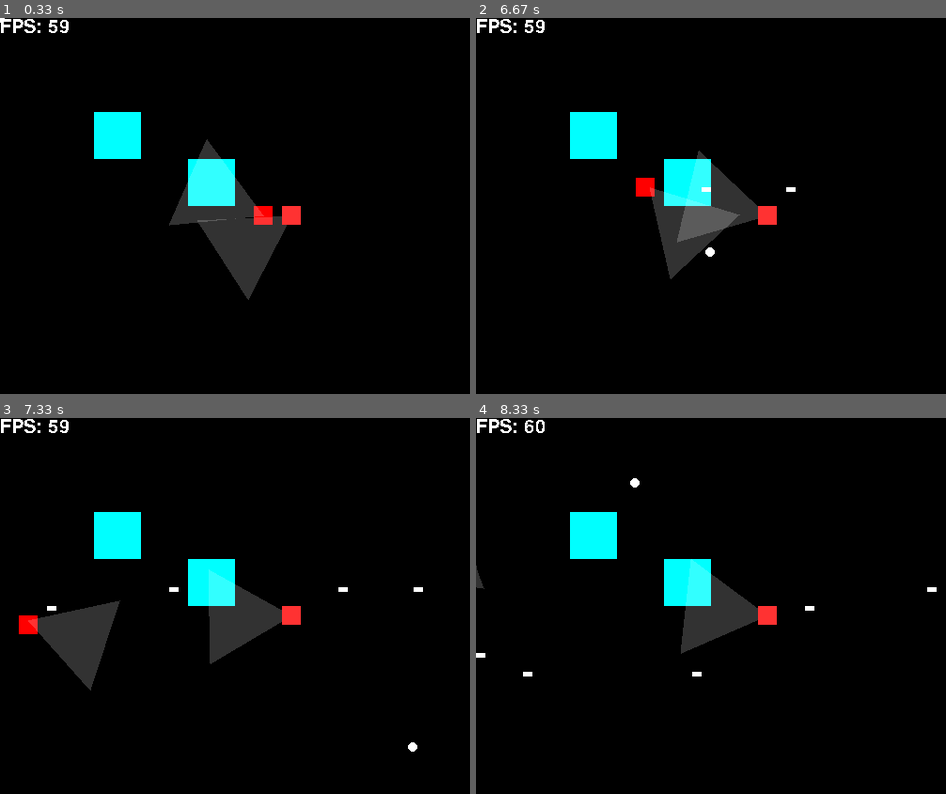
Above: before the commit, frames 1-4 (two rows, left to right).
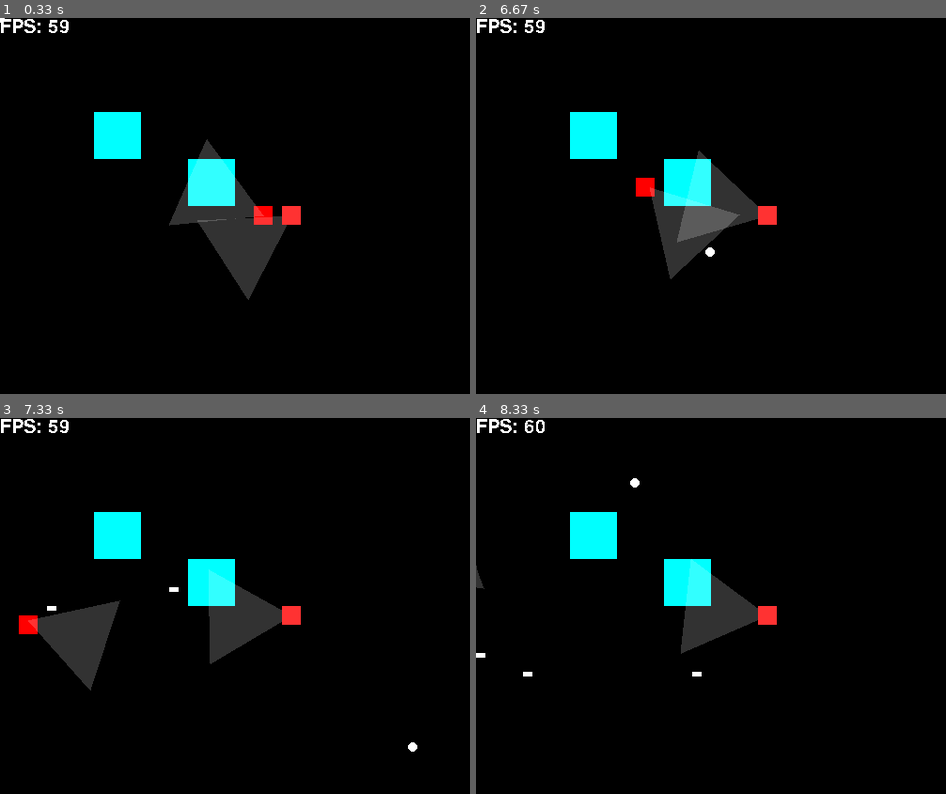
Above: after the commit, the same moments.

Repository: slalomsquid/2DShooter
Game: pygame game, started from main.py
Same seed, same stepped clock (60 frames per second), same inputs: the game is played once before the commit and once after it.
Inputs (mouse positions are in pixels of both pictures, inside the frame that each line leads up to):
- Up to frame 1 (0.33 s): no input
- Up to frame 2 (6.67 s): tap Space at 0.33, 6.2, 6.5 s; hold Right 0.67-1.13 s; move the mouse to (861, 194) at 0.7 s; hold Up 1.17-1.47 s; move the mouse to (711, 228) at 1.2 s; hold Right 1.5-1.97 s; move the mouse to (598, 209) at 1.53 s; hold Left 2-2.53 s; move the mouse to (758, 288) at 2.03 s; hold Down 2.57-2.87 s; move the mouse to (565, 296) at 2.6 s; hold Left 2.9-3.3 s; move the mouse to (781, 74) at 2.93 s; hold Up 3.33-3.7 s; move the mouse to (884, 337) at 3.37 s; hold Right 3.73-4.37 s; move the mouse to (767, 239) at 3.77 s; hold Down 4.4-4.77 s; move the mouse to (720, 78) at 4.43 s; hold Left 4.8-5.27 s; move the mouse to (598, 130) at 4.83 s; hold Right 5.3-5.77 s; move the mouse to (541, 194) at 5.33 s; hold Up 5.8-6.1 s; move the mouse to (687, 303) at 5.83 s; hold Right 6.13-6.6 s; move the mouse to (711, 251) at 6.17 s; hold Left from 6.63 s (still down)
- Up to frame 3 (7.33 s): move the mouse to (220, 542) at 6.67 s; tap Space at 6.7, 7, 7.27 s; release Left at 7.17 s; hold Down from 7.2 s (still down); move the mouse to (413, 748) at 7.23 s
- Up to frame 4 (8.33 s): release Down at 7.5 s; hold Left 7.53-7.93 s; move the mouse to (833, 666) at 7.57 s; tap Space at 7.6, 7.9, 8.03 s; hold Up from 7.97 s (still down); move the mouse to (635, 481) at 8 s

Frame 1 is identical in both runs. In frame 2, less than 0.1% of the frame differs, in the area x 48-68%, y 45-47%; in frame 3, less than 0.1%; in frame 4, less than 0.1%.

Commit message:
fixed bullet despawning will make the bullet spawn and move on an angle later

Diff:
--- a/constants.py
+++ b/constants.py
@@ -15,5 +15,7 @@
 GREEN = (0, 255, 0)
 NONE = (0, 0, 0)
 
+BULLET_VEL = 5
+
 if __name__ == "__main__":
     print("This is a utility file, not meant to be run directly")
--- a/main.py
+++ b/main.py
@@ -20,9 +20,11 @@
         self.color = color
         self.texture = texture
 
-def bullet_movement(bullets):
+def bullet_movement(bullets, rectangles):
     for bullet in bullets[:]:
         bullet.x += 5
+        if bullet.x > constants.WIDTH or any(bullet.colliderect(obj) for obj in rectangles):
+            bullets.remove(bullet)
 
 def handle_movement(player, rectangles, keys):
     dx = 0
@@ -136,7 +138,7 @@
         # Render logic
         handle_movement(player, rectangles, keys)
         player.sync_player()
-        bullet_movement(bullets)
+        bullet_movement(bullets, rectangles)
         draw(player_surface, blocks, enemy_surfaces, mouse_pos, bullets, player, enemies)
 
 
